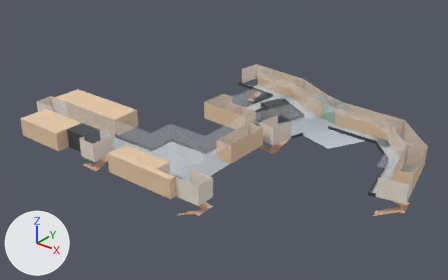
An edit to the glTF model floors/9F.glb, drawn before and after from the same camera.
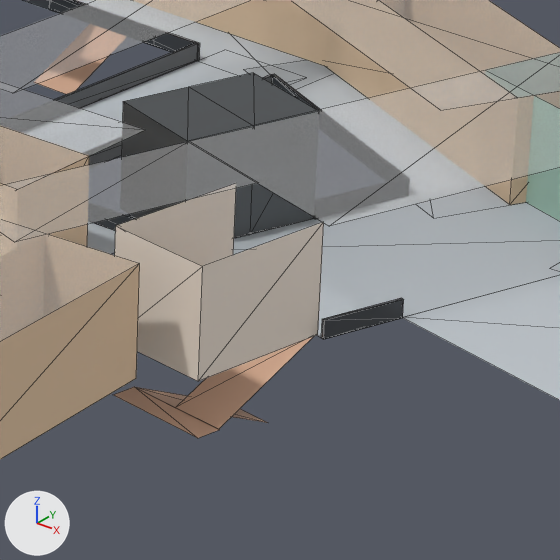
Each version appears first whole from a 50 mm lens placed at (32.3, -58.8, 39.9), pointed at (-24.4, 12.1, -4.0), and next in a close-up on the part from 54% to 73% of the width and 31% to 62% of the height. Arrows for +X, +Y and +Z are at lower left; the lights stay in place. The last two pictures show the newer version. The close-ups show mesh edges as thin lines. Where no turn or scale is listed for an object, it has been applied to the vertices.

Before the edit, the objects in view are built like this:
```python
ob_立方體_002 = bpy.data.objects.new('立方體.002', me_立方體_002)
ob_立方體_002.location = (-19.72, 8.8, -1.5)
ob_立方體_163 = bpy.data.objects.new('立方體.163', me_立方體_029)
ob_立方體_163.location = (-16.97, 16.57, -5.15)
ob_立方體_163.rotation_euler = (1.571, 0.384, -1.775)  # degrees (90, 22, -102)
ob_立方體_163.scale = (0.139, 0.0792, 0.146)
ob_立方體_223 = bpy.data.objects.new('立方體.223', me_立方體_022)
ob_立方體_223.location = (-17.17, 15.48, -6.65)
ob_立方體_223.rotation_euler = (1.571, -0.384, -1.775)  # degrees (90, -22, -102)
ob_立方體_223.scale = (0.139, 0.0792, 0.146)
ob_立方體_224 = bpy.data.objects.new('立方體.224', me_立方體_021)
ob_立方體_224.location = (-17.44, 14.24, -6.02)
ob_立方體_224.rotation_euler = (1.571, 0.0, -0.204)  # degrees (90, 0, -12)
ob_立方體_224.scale = (0.104, 0.0792, 0.0486)
ob_立方體_225 = bpy.data.objects.new('立方體.225', me_立方體_001)
ob_立方體_225.location = (-17.04, 15.85, -1.5)
ob_立方體_225.rotation_euler = (1.571, 0.0, -0.204)  # degrees (90, 0, -12)
ob_立方體_225.scale = (0.104, 0.0792, 0.194)
# also in view: '立方體.221' at (-14.5, 18.5, -2.7); '立方體.064' at (-15.6, 24.1, -3.0); '立方體.009' at (-26.7, 25.4, 0.0); '丁棟7F.001' at (-20.4, 15.7, 0.0); '立方體.011' at (-26.7, 25.4, -3.0)
```
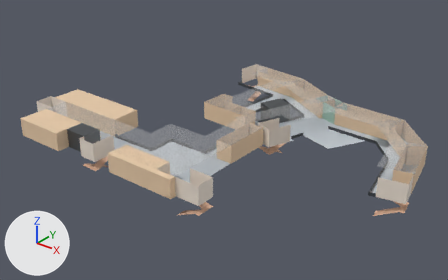
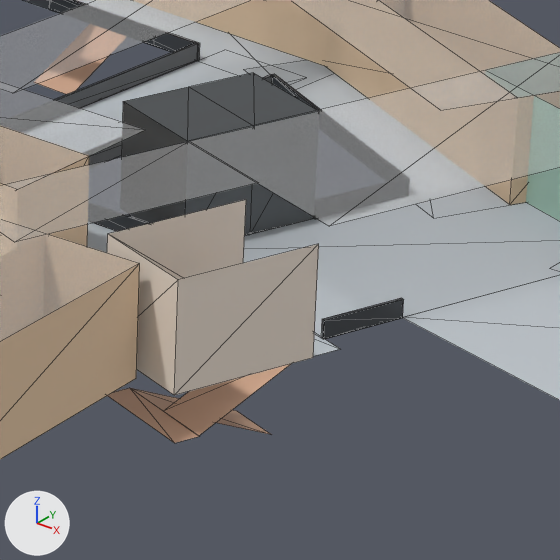
What changed in the scene script:
```text
Add mat_材質_016:
    mat_材質_016 = principled_material('材質.016')
    mat_材質_016.base_color = (0.521, 0.565, 0.604)  # light grey #bfc6cc
    mat_材質_016.roughness = 0.8
Add me_立方體_045:
    me_立方體_045.from_pydata([(-1.47, 1.05, -1.5), (-1.8, 0.2, -1.5), (1.8, -0.2, -1.5), (1.47, -1.05, -1.5)], [], [(2, 3, 1), (2, 1, 0)])
    me_立方體_045.materials.append(mat_材質_016)  # light grey #bfc6cc
Change ob_立方體_225:
    ob_立方體_225.location: (-17.04, 15.85, -1.5) -> (-16.68, 15.03, -1.5)
    ob_立方體_225.rotation_euler: (1.571, 0.0, -0.204) -> (1.571, 0.0, -0.367)  # degrees (90, 0, -12) -> degrees (90, 0, -21)
Change ob_立方體_224:
    ob_立方體_224.location: (-17.44, 14.24, -6.02) -> (-17.33, 13.51, -5.76)
    ob_立方體_224.rotation_euler: (1.571, 0.0, -0.204) -> (1.571, 0.0, -0.367)  # degrees (90, 0, -12) -> degrees (90, 0, -21)
Change ob_立方體_223:
    ob_立方體_223.location: (-17.17, 15.48, -6.65) -> (-16.86, 14.68, -6.4)
    ob_立方體_223.rotation_euler: (1.571, -0.384, -1.775) -> (1.571, -0.384, -1.937)  # degrees (90, -22, -102) -> degrees (90, -22, -111)
Change ob_立方體_163:
    ob_立方體_163.location: (-16.97, 16.57, -5.15) -> (-16.48, 15.72, -4.9)
    ob_立方體_163.rotation_euler: (1.571, 0.384, -1.775) -> (1.571, 0.384, -1.937)  # degrees (90, 22, -102) -> degrees (90, 22, -111)
Add ob_立方體_013:
    ob_立方體_013 = bpy.data.objects.new('立方體.013', me_立方體_045)
    ob_立方體_013.location = (-16.1, 17.38, -1.5)
```

Changed parts and their boxes [x1, y1, x2, y2] in the close-ups (560 x 560 px):
'立方體.225', moved, turned
    before: [115, 189, 324, 381]
    after: [107, 200, 319, 395]
'立方體.163', moved, turned
    before: [176, 336, 314, 429]
    after: [163, 364, 290, 436]
'立方體.224', moved, turned
    before: [114, 387, 220, 438]
    after: [108, 388, 199, 443]
'立方體.223', moved, turned
    before: [136, 387, 268, 423]
    after: [131, 388, 272, 435]
'立方體.013', added
    after: [313, 333, 340, 356]
